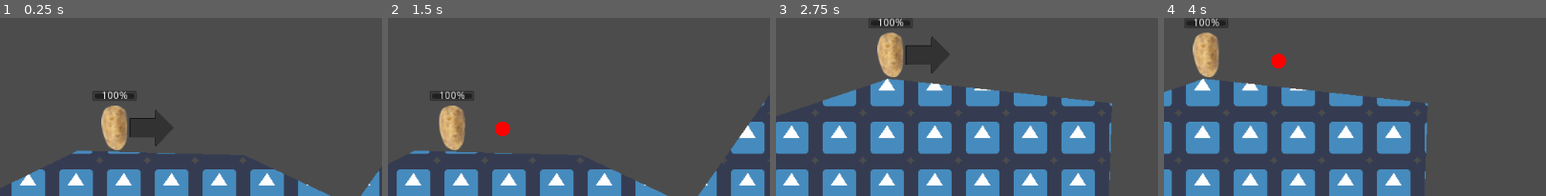
Above: before the commit, frames 1-4 (left to right).
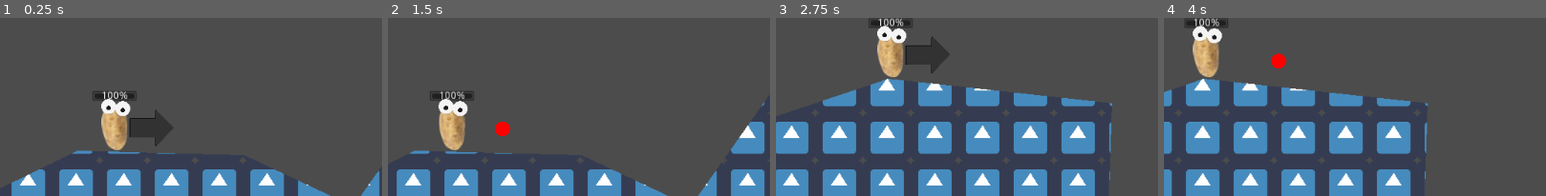
Above: after the commit, the same moments.

Repository: the-g-force/GGJ23
Game: Godot game, scene res://World/World.tscn
Same seed, same stepped clock (60 frames per second), same inputs: the game is played once before the commit and once after it. The engine's default icon, where the game draws it, is replaced by a stand-in: a white triangle on a blue panel in a dark square.
Inputs:
- Up to frame 1 (0.25 s): no input
- Up to frame 2 (1.5 s): tap Enter at 0.5 s; tap Space at 1.25 s
- Up to frame 3 (2.75 s): no input
- Up to frame 4 (4 s): tap Enter at 2.75 s; tap Space at 3.5 s
The pictures show only the part of the screen within x 35-85%, y 2-52%; the shares and areas given below are measured in that part.

The runs differ from the first frame. In frame 1, 0.5% of the frame differs, in the area x 26-35%, y 45-56%; in frame 2, 0.5%, in the area x 13-21%, y 45-56%; in frame 3, 0.5%; in frame 4, 0.5%.

Commit message:
Add semi-googly eyes

Diff:
--- /dev/null
+++ b/project/Potato/Eye.gd
@@ -0,0 +1,13 @@
+extends Node2D
+tool
+
+export var radius := 10.0 setget _set_radius
+
+func _draw():
+	draw_circle(Vector2.ZERO, radius, Color.whitesmoke)
+	draw_circle(Vector2(0,2), 3, Color(.1,.1,.1))
+
+
+func _set_radius(value:float)->void:
+	radius = value
+	update()
--- /dev/null
+++ b/project/Potato/Eye.tscn
@@ -0,0 +1,6 @@
+[gd_scene load_steps=2 format=2]
+
+[ext_resource path="res://Potato/Eye.gd" type="Script" id=1]
+
+[node name="Eye" type="Node2D"]
+script = ExtResource( 1 )
--- a/project/Potato/Potato.tscn
+++ b/project/Potato/Potato.tscn
@@ -1,8 +1,9 @@
-[gd_scene load_steps=7 format=2]
+[gd_scene load_steps=8 format=2]
 
 [ext_resource path="res://Potato/Potato.gd" type="Script" id=1]
 [ext_resource path="res://Potato/arrow.png" type="Texture" id=2]
 [ext_resource path="res://Potato/russet.png" type="Texture" id=3]
+[ext_resource path="res://Potato/Eye.tscn" type="PackedScene" id=4]
 
 [sub_resource type="CapsuleShape2D" id=4]
 radius = 17.0
@@ -47,6 +48,9 @@
 
 [node name="CollisionShape2D" type="CollisionShape2D" parent="."]
 shape = SubResource( 4 )
+__meta__ = {
+"_edit_lock_": true
+}
 
 [node name="WeaponHinge" type="Node2D" parent="."]
 
@@ -67,3 +71,9 @@
 
 [node name="Sprite" type="Sprite" parent="."]
 texture = ExtResource( 3 )
+
+[node name="EyeLeft" parent="." instance=ExtResource( 4 )]
+position = Vector2( -8, -29 )
+
+[node name="EyeRight" parent="." instance=ExtResource( 4 )]
+position = Vector2( 11, -26 )
